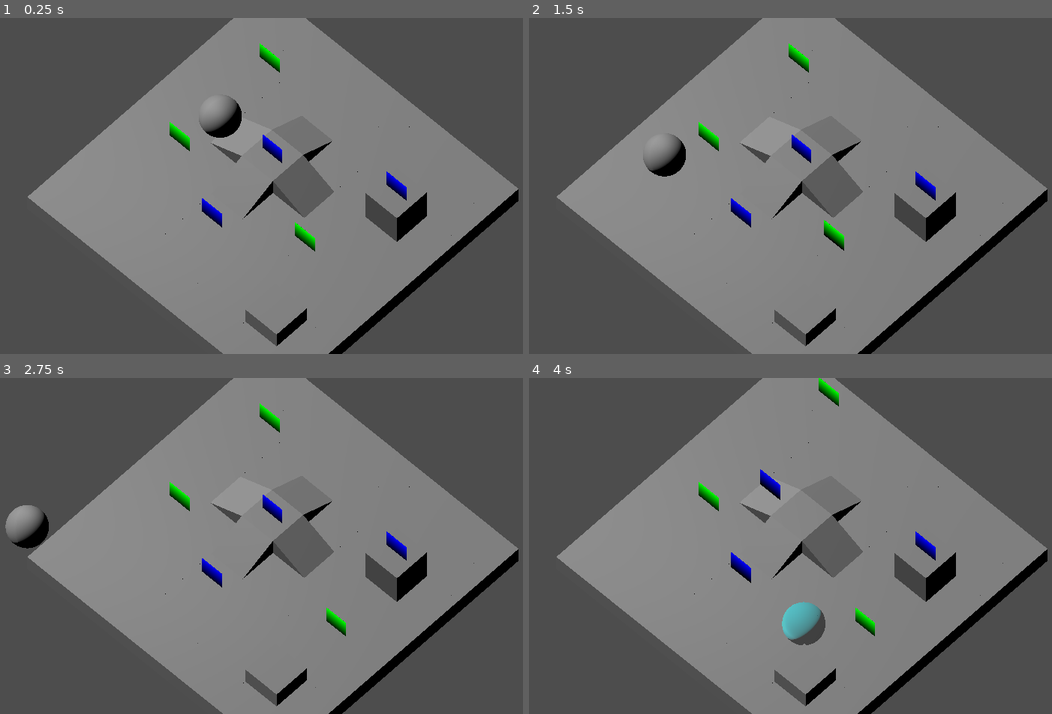
Above: before the commit, frames 1-4 (two rows, left to right).
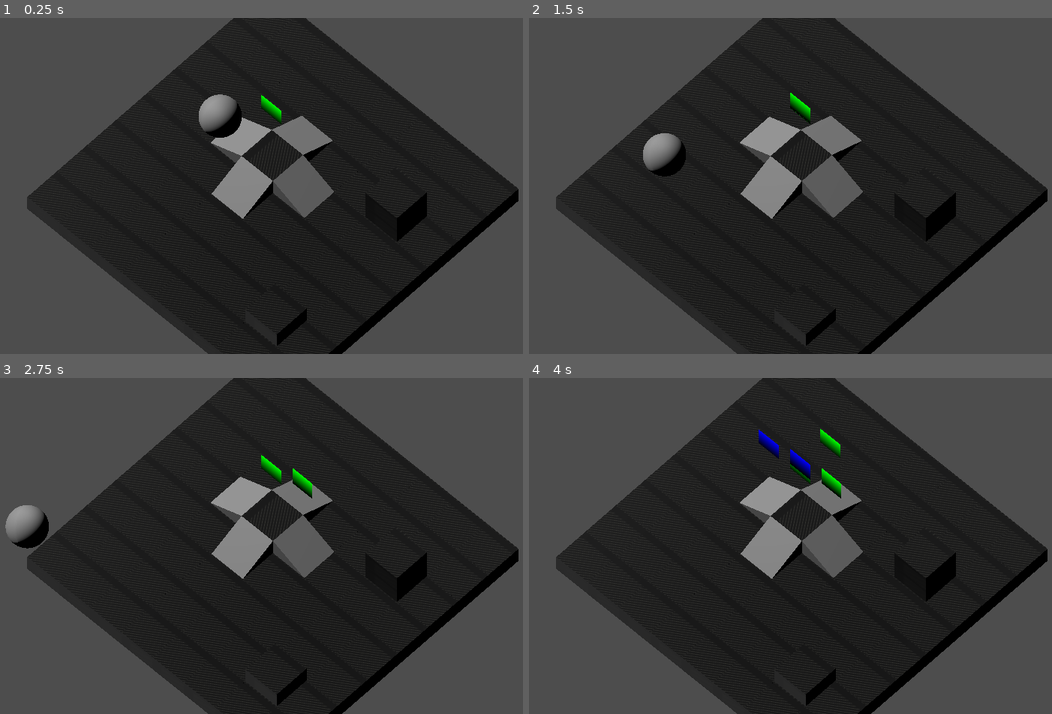
Above: after the commit, the same moments.

Repository: silverhammermba/ggj2025
Game: Godot game, scene res://game.tscn
Same seed, same stepped clock (60 frames per second), same inputs: the game is played once before the commit and once after it.
Inputs (mouse positions are in pixels of both pictures, inside the frame that each line leads up to):
- Up to frame 1 (0.25 s): no input
- Up to frame 2 (1.5 s): tap Enter (end_turn) at 0.5, 0.6 s; move the mouse to (963, 169) at 0.52 s; hold D (move_right) 0.53-1.28 s; click (963, 169) at 0.67 s; move the mouse to (706, 202) at 1.27 s; hold S (move_down) from 1.28 s (still down); tap Right (next char) at 1.35 s
- Up to frame 3 (2.75 s): move the mouse to (360, 472) at 2.02 s; release S (move_down) at 2.03 s; hold D (move_right) from 2.03 s (still down); tap Left (prev char) at 2.1 s
- Up to frame 4 (4 s): move the mouse to (800, 613) at 2.77 s; release D (move_right) at 2.78 s; hold W (move_up) 2.78-3.53 s; tap Enter (end_turn) at 2.85 s; click (800, 613) at 2.92 s; move the mouse to (1010, 596) at 3.52 s; hold A (move_left) from 3.53 s (still down); tap Right (next char) at 3.6 s

The runs differ from the first frame. In frame 1, 51% of the frame differs, in the area x 5-100%, y 0-100%; in frame 2, 51%; in frame 3, 52%; in frame 4, 52%.

Commit message:
Dgrtfhygjuhkilj

Diff:
--- a/bubble.gd
+++ b/bubble.gd
@@ -12,8 +12,16 @@
 func pop() -> void:
 	if(hasVictim):
 		victim.bubbleVictim = false
+	queue_free()
 
-	queue_free()
+func push(from: Vector3i, grid: Map) -> void:
+	print_debug("PUSHING")
+	var dir = gridPos - from
+	gridPos += dir
+	global_position = grid.map_to_global(gridPos)
+	if hasVictim:
+		victim.gridPos += dir
+		victim.global_position = grid.map_to_global(victim.gridPos)
 
 func _on_area_3d_body_entered(body: Node3D) -> void:
 	#if(body is Character):
--- a/character.gd
+++ b/character.gd
@@ -2,7 +2,7 @@
 
 @onready var animation: AnimationPlayer = $CharacterBody3D/AnimationPlayer
 @onready var sprite: Sprite3D = $CharacterBody3D/Sprite3D
-var gridPos: Vector3i = Vector3.ZERO
+var gridPos := Vector3i.ZERO
 var bubbleVictim = false
 
 @export var classBlower := false
@@ -10,8 +10,8 @@
 @export var classPusher := false
 
 @export var team := 0
-@export var max_actions := 1
-@export var max_moves := 3
+@export var max_actions := 100
+@export var max_moves := 300
 var actions := 0
 var moves := 0
 
@@ -40,6 +40,9 @@
 	if team != currentTeam:
 		return false
 	return actions > 0 or moves > 0
+
+func grid_dist(pos: Vector3i) -> int:
+	return absi(pos.x - gridPos.x) + absi(pos.y - gridPos.y) + absi(pos.z - gridPos.z)
 
 func move(moveCoords: Vector3i, grid: Map) -> void:
 	if moves <= 0:
--- a/game.gd
+++ b/game.gd
@@ -8,7 +8,7 @@
 @export var bubbleRange = 3
 @export var popRange = 2
 @export var pushRange = 1
-@export var pushDistance = 3
+@export var pushDistance = 2
 
 var characters: Array[Character] = []
 var bubbles: Array[Bubble] = []
@@ -27,7 +27,8 @@
 		characters.append(ch)
 		# give each character a free "move" to snap to the grid
 		ch.moves = 1
-		ch.move(gridMap.global_to_map(ch.position), gridMap)
+		ch.move(Vector3i(0, 1, 0), gridMap)
+		#ch.move(gridMap.global_to_map(ch.global_position), gridMap)
 		ch.new_turn(currentTeam)
 
 # Called every frame. 'delta' is the elapsed time since the previous frame.
@@ -89,28 +90,36 @@
 
 func _physics_process(_delta: float) -> void:
 	if newRayCast:
+		newRayCast = false
+		if selection < 0 or characters[selection] == null or characters[selection].actions <= 0:
+			return
+
+		var currentCharacter := characters[selection]
+
+		# blowers need ground, poppers/pushers need bubbles
+		var mask = 1 if currentCharacter.classBlower else 4
+
 		var space_state := get_world_3d().direct_space_state
-		# look only for collisions with ground for spawning bubbles
-		var query := PhysicsRayQueryParameters3D.create(rayOrigin, rayEnd,5)
+		var query := PhysicsRayQueryParameters3D.create(rayOrigin, rayEnd, mask)
 		var result := space_state.intersect_ray(query)
 
 		if "position" in result:
 			var clickedPosition: Vector3 = result["position"]
 			var clickedNormal: Vector3 = result["normal"]
-			var clickedGridPosition := gridMap.global_to_open(clickedPosition + clickedNormal * 0.1)
 
-			if(selection >= 0 and characters[selection].actions > 0):
-				var currentCharacter := characters[selection]
-				if(currentCharacter != null):
-					if(currentCharacter.classBlower and currentCharacter.position.distance_to(clickedPosition) <= bubbleRange):
-						if spawn_bubble(clickedGridPosition):
-							currentCharacter.actions -= 1
-					elif (currentCharacter.classPopper and currentCharacter.position.distance_to(clickedPosition) <= popRange):
-						if(result["collider"].get_parent() is Bubble):
-							result["collider"].get_parent().pop()
-							currentCharacter.actions -= 1
-
-		newRayCast = false
+			if currentCharacter.classBlower:
+				var clickedGridPosition := gridMap.global_to_open(clickedPosition + clickedNormal * 0.1)
+				if currentCharacter.grid_dist(clickedGridPosition) <= bubbleRange:
+					if spawn_bubble(clickedGridPosition):
+						currentCharacter.actions -= 1
+			else:
+				var bubble := result["collider"].get_parent() as Bubble
+				if currentCharacter.classPopper and currentCharacter.grid_dist(bubble.gridPos) <= popRange:
+					bubble.pop()
+					currentCharacter.actions -= 1
+				elif (currentCharacter.classPusher and currentCharacter.grid_dist(bubble.gridPos) <= pushRange):
+					bubble.push(currentCharacter.gridPos, gridMap)
+					currentCharacter.actions -= 1
 
 func spawn_bubble(pos: Vector3i) -> bool:
 	for ch in characters:
--- a/game.tscn
+++ b/game.tscn
@@ -36,7 +36,7 @@
 classPopper = true
 
 [node name="Pusher" parent="." instance=ExtResource("3_jd6sq")]
-transform = Transform3D(1, 0, 0, 0, 1, 0, 0, 0, 1, 1.60702, 1.01158, 1.47807)
+transform = Transform3D(1, 0, 0, 0, 1, 0, 0, 0, 1, 0.466818, 1.01158, 0.838511)
 classPusher = true
 
 [node name="Blower2" parent="." instance=ExtResource("3_jd6sq")]
--- a/grid_map.gd
+++ /dev/null
@@ -1,4 +0,0 @@
-extends Node3D
-@export array
-
-func _ready() -> void:
--- a/new_mesh_library.tres
+++ b/new_mesh_library.tres
@@ -1,6 +1,12 @@
-[gd_resource type="MeshLibrary" load_steps=9 format=3 uid="uid://cbh5jxjtilcpt"]
+[gd_resource type="MeshLibrary" load_steps=11 format=3 uid="uid://cbh5jxjtilcpt"]
+
+[ext_resource type="Texture2D" uid="uid://bytjyx67ut4rp" path="res://Square_Button-512.webp" id="1_duufy"]
+
+[sub_resource type="StandardMaterial3D" id="StandardMaterial3D_ppvqf"]
+albedo_texture = ExtResource("1_duufy")
 
 [sub_resource type="BoxMesh" id="BoxMesh_h58xk"]
+material = SubResource("StandardMaterial3D_ppvqf")
 size = Vector3(1, 0.5, 1)
 
 [sub_resource type="Image" id="Image_t13jk"]
Binary file added: Square_Button-512.webp
Not shown, added: Square_Button-512.webp.import
